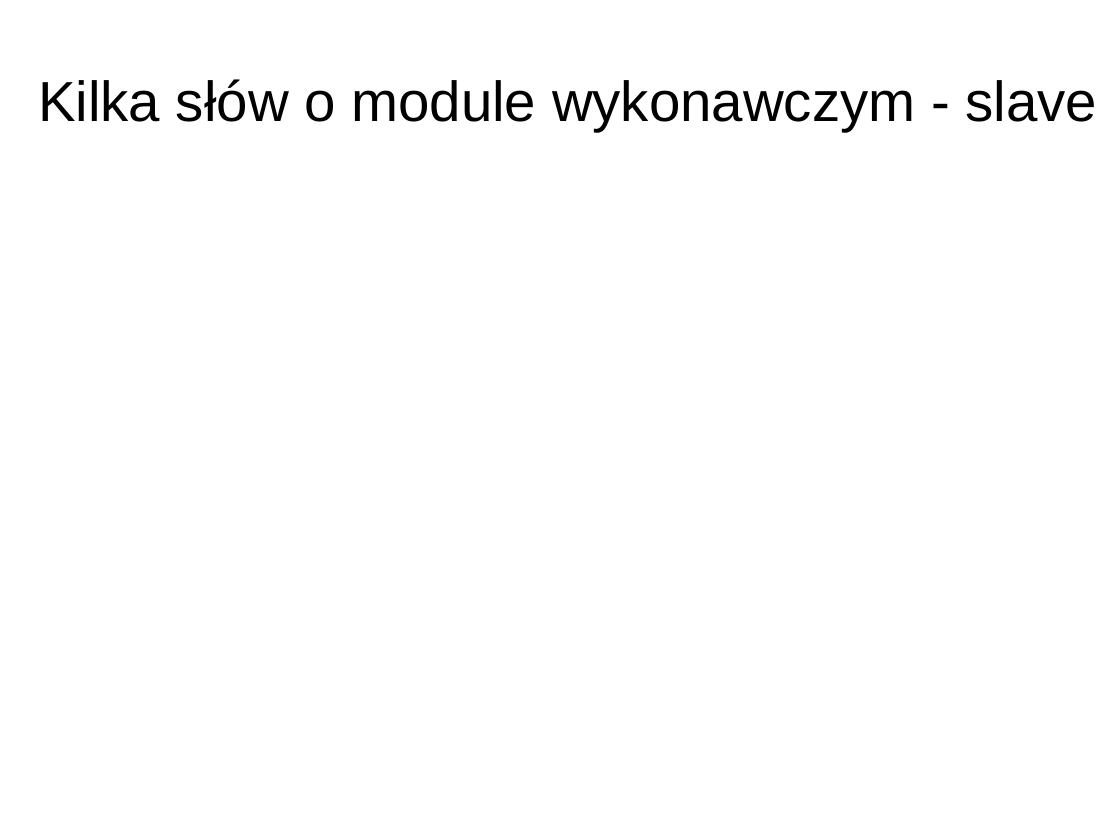
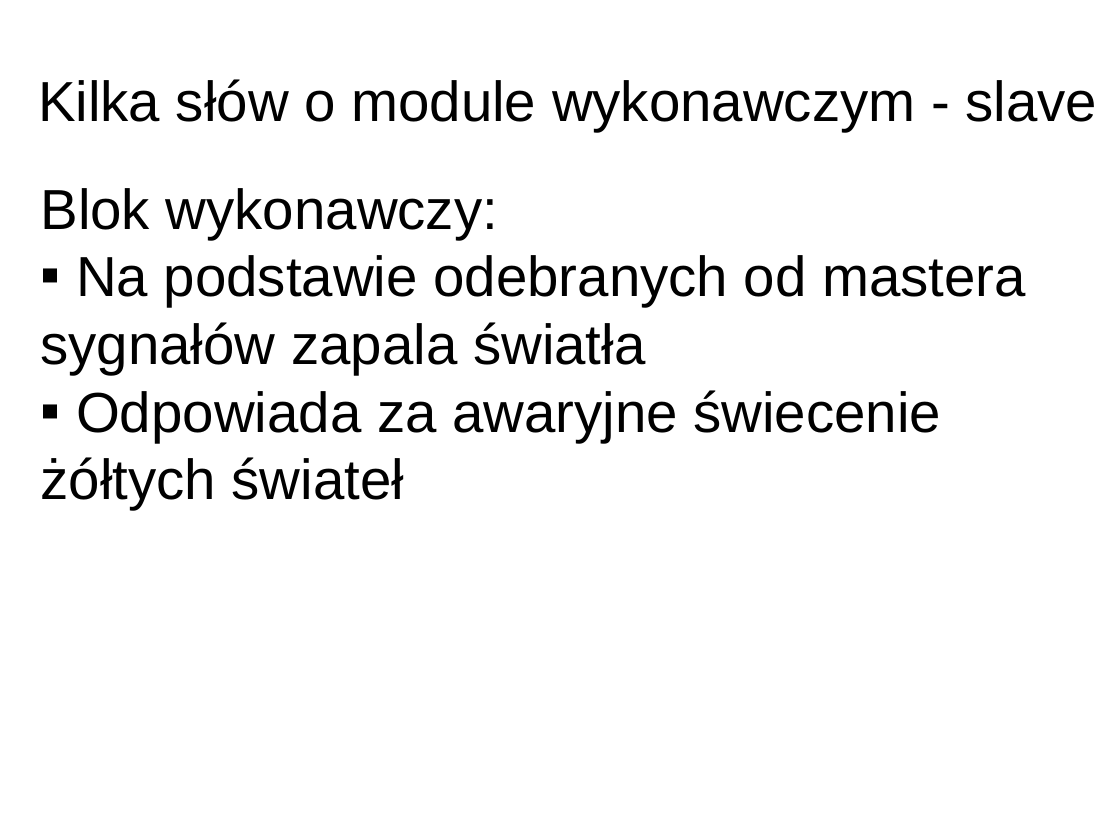
Before and after one commit to AleksanderPasiut/APProject_TrafficLights, a slide deck: slide 9 of prezentacja.pptx (slide 8 before the commit). Drawn at 1120x840 pixels with LibreOffice and Linux fonts; fonts in the diff are those of the drawing; background and template pictures are left out. Boxes give left, top, right and bottom in pixels: in the first picture for what was removed or moved away, otherwise in the second. Text is boxed around its words. In the diff, an @@ line names an element or a change of style, - is before the commit and + after.

```diff
--- a/prezentacja.pptx
+++ b/prezentacja.pptx
@@ text added at <box>40,188,1026,510</box>, 40 pt, text #000000 @@
+Blok wykonawczy:
+▪ Na podstawie odebranych od mastera sygnałów zapala światła
+▪ Odpowiada za awaryjne świecenie żółtych świateł
```
Also in this commit, not shown: 5 other slides changed, 1 other file.
